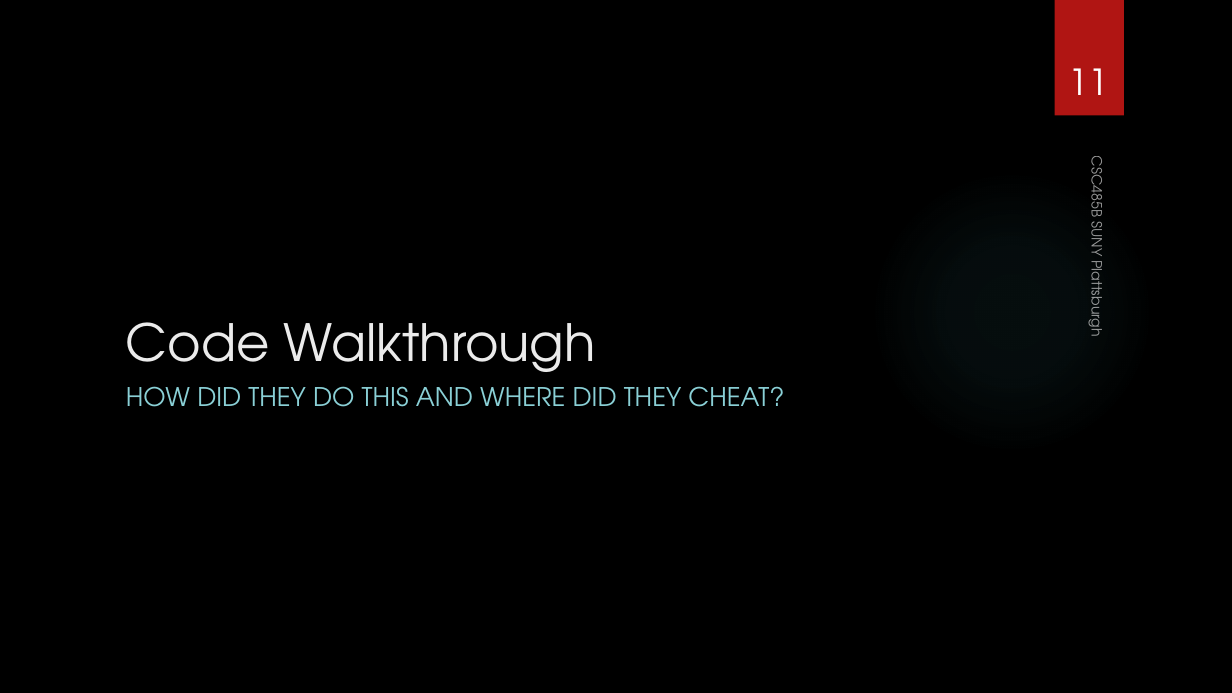
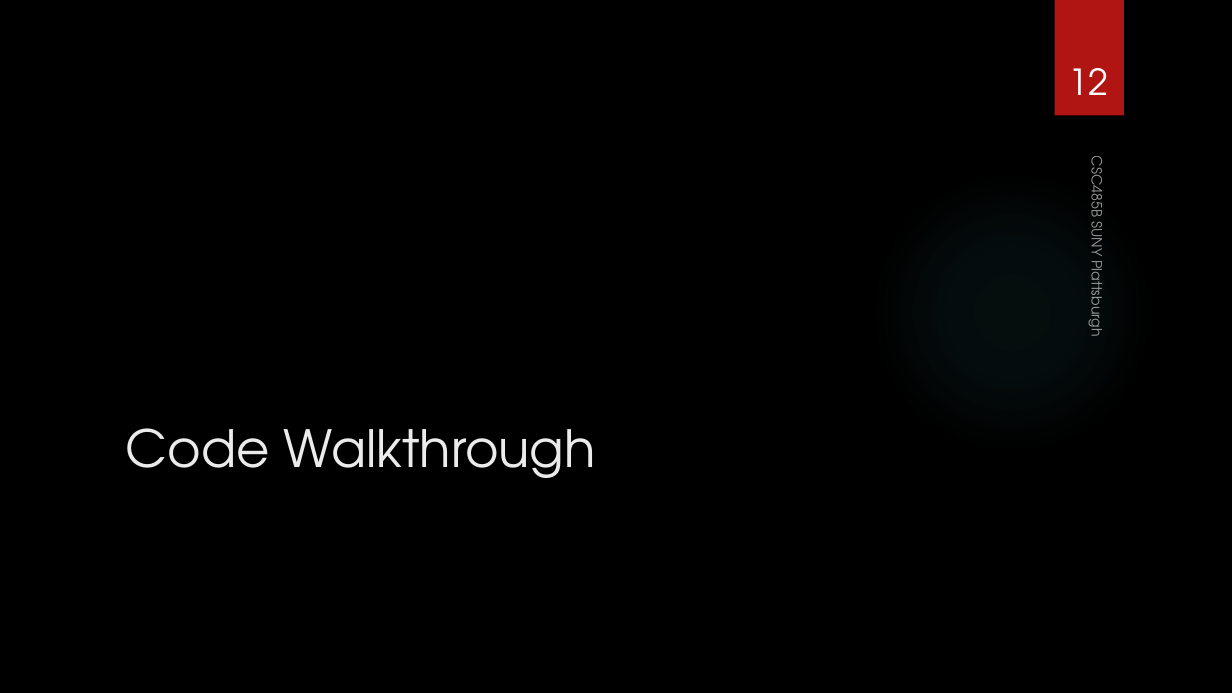
Before and after one commit to nedlecky/CSC485B, a slide deck: slide 12 of Class 15- Running Exercise 1 IDLR.pptx (slide 11 before the commit). Drawn at 1232x693 pixels with LibreOffice and Linux fonts; fonts in the diff are those of the drawing; background and template pictures are left out. Boxes give left, top, right and bottom in pixels: in the first picture for what was removed or moved away, otherwise in the second. Text is boxed around its words. In the diff, an @@ line names an element or a change of style, - is before the commit and + after.

```diff
--- a/Class 15- Running Exercise 1 IDLR.pptx
+++ b/Class 15- Running Exercise 1 IDLR.pptx
@@ page number at [1069, 68, 1109, 95]: text changed @@
-11
+12
@@ title "Code Walkthrough": place and size @@
-title "Code Walkthrough" at [126, 322, 596, 372]
+title "Code Walkthrough" at [126, 428, 596, 478]
@@ text removed at [126, 386, 784, 407] @@
-HOW DID THEY DO THIS AND WHERE DID THEY CHEAT?
```
Also in this commit, not shown: 2 other slides changed, 1 slide removed, 6 other files.
